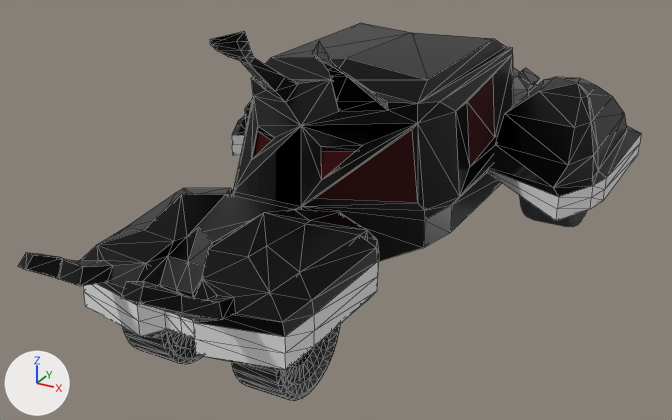
The glTF model assets/bugmobile.glb: old version first, new version second.
Camera for both pictures: a camera (50 mm lens) standing at (2.72, -4.77, 3.0) and looking at (0.0, 0.18, 0.53). The axes (+X, +Y, +Z) are drawn at lower left. The lights are the same throughout. Mesh edges are drawn as thin lines on the coarser meshes. Where no turn or scale is listed for an object, it has been applied to the vertices. Vertices at the same position are counted once.

Objects in the first picture: 'chassis', 'front_left_wheel', 'front_right_wheel', 'rear_left_wheel'.
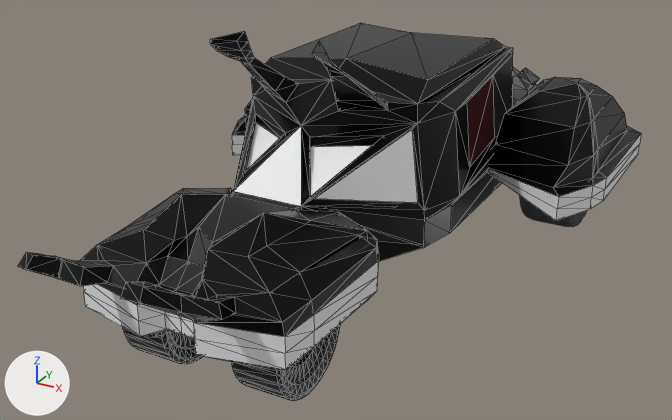
Edits to the bpy script that builds the scene:
```text
Add mat_darkglass:
    mat_darkglass = principled_material('DarkGlass')
    mat_darkglass.base_color = (1.0, 1.0, 1.0)  # white #ffffff
    mat_darkglass.metallic = 1.0
    mat_darkglass.roughness = 1.0
Change me_cube_001:
    used by ob_chassis; location = (0.0, 1.163, 0.71)
    remove me_cube_001.from_pydata(...)  # 609 vertices, 1266 faces; spans x -1.48..1.48, y -3.36..1.76, z -0.44..1.11
    add me_cube_001.from_pydata(...)  # 619 vertices, 1286 faces; spans x -1.48..1.48, y -3.36..1.76, z -0.44..1.11
    me_cube_001 part 1: 11 vertices removed from x -0.37..0.37, y -1.6..-1.33, z 0.29..0.44; 21 vertices added at x -0.59..0.59, y -1.82..0.77, z -0.35..0.48
    me_cube_001 part 2: 1 face spanning x -0.23..0.23, y -1.81..-1.41, z 0.21..0.53 switches from mat_chassiblackmetal (black #1b1b1b) to mat_darkglass (white #ffffff)
    me_cube_001 part 3: 2 faces spanning x -0.57..0.57, y -1.72..-0.94, z -0.03..0.5 switch from mat_chassisredmetal (dark red #410002) to mat_darkglass (white #ffffff)
```

Location of each change, [x1, y1, x2, y2] in pixels of the pictures (672 x 420 px; the box of a moved part takes in the faces that stretch with it):
part 1 of me_cube_001, moved or reshaped
    before: [234, 96, 418, 206]
    after: [234, 96, 425, 245]
part 2 of me_cube_001, recoloured (black to white)
    both: [234, 126, 301, 206]
part 3 of me_cube_001, recoloured (black to white)
    both: [315, 129, 418, 203]
